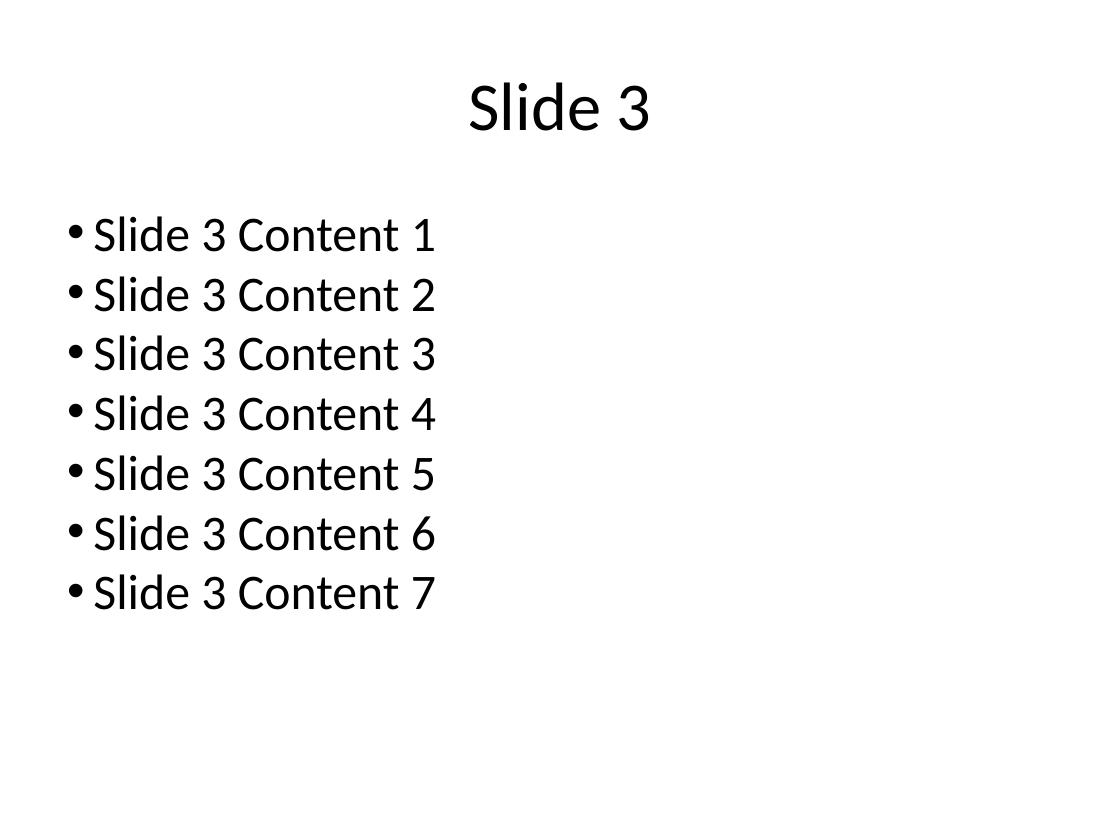
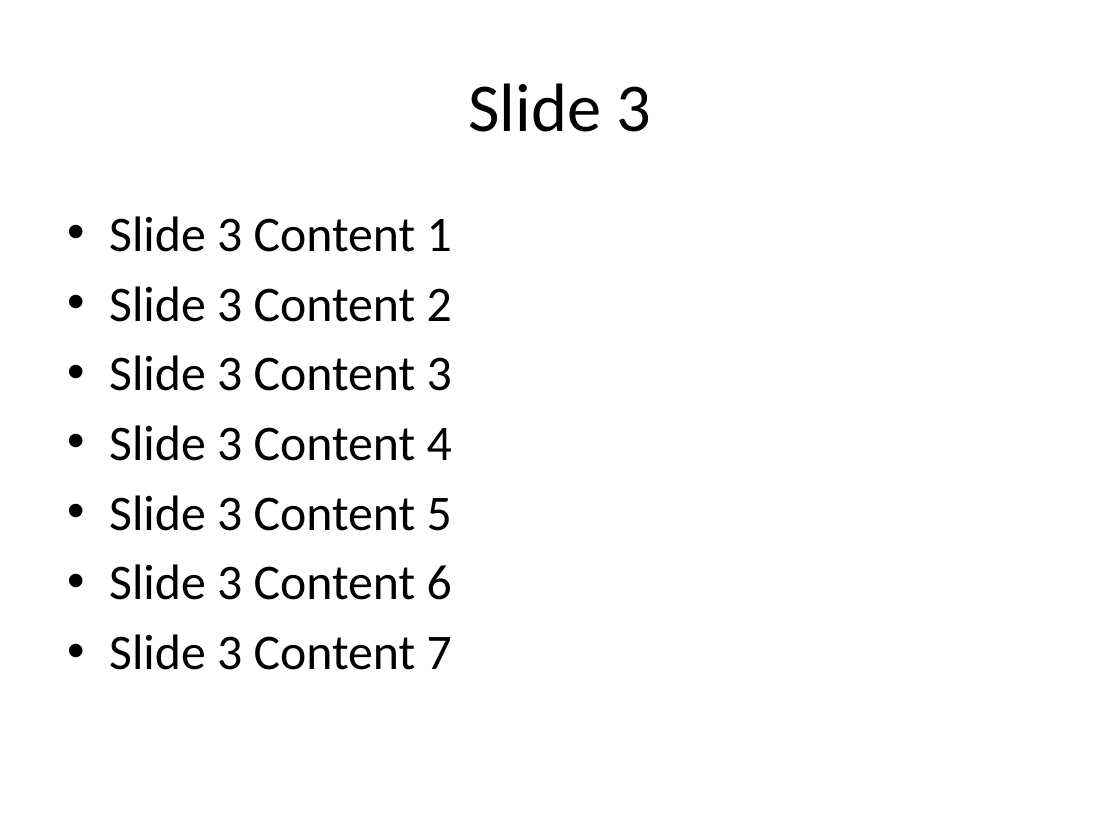
Before and after one commit to pythonicrubyist/powerpoint, a slide deck: slide 3 of sample.pptx. Drawn at 1120x840 pixels with LibreOffice and Linux fonts; fonts in the diff are those of the drawing. Boxes give left, top, right and bottom in pixels: in the first picture for what was removed or moved away, otherwise in the second. Text is boxed around its words. In the diff, an @@ line names an element or a change of style, - is before the commit and + after.

```diff
--- a/sample.pptx
+++ b/sample.pptx
@@ text "Slide 3 Content 1" at <box>109,216,452,670</box>: indent changed; more space between paragraphs @@
```
Also in this commit, not shown: 2 other slides changed.
